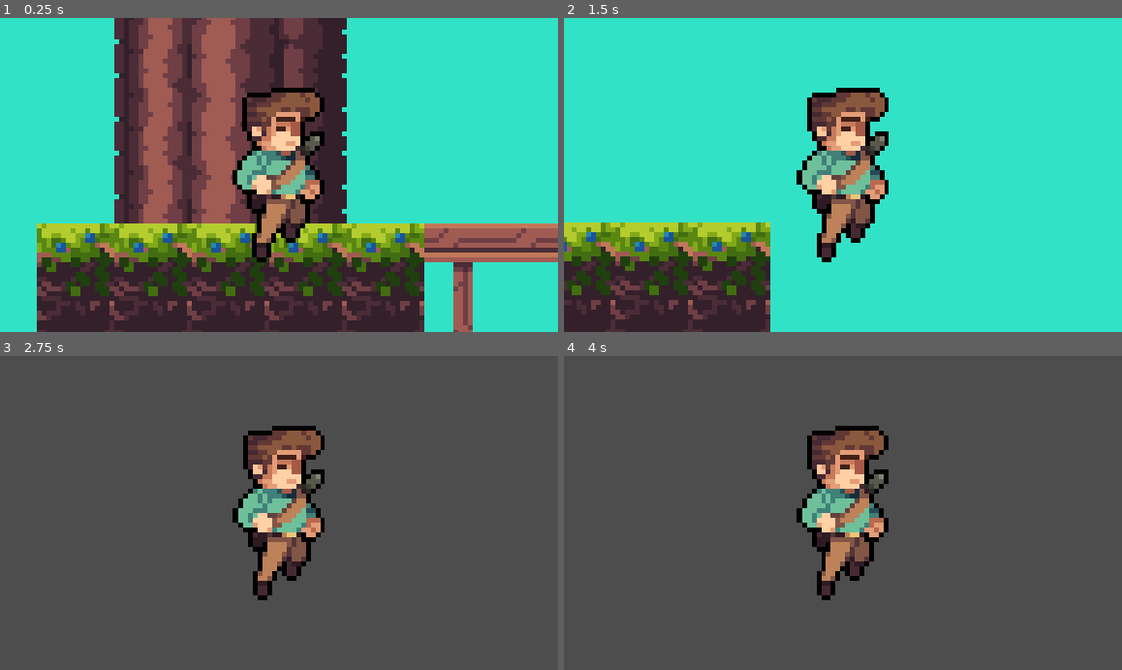
Above: before the commit, frames 1-4 (two rows, left to right).
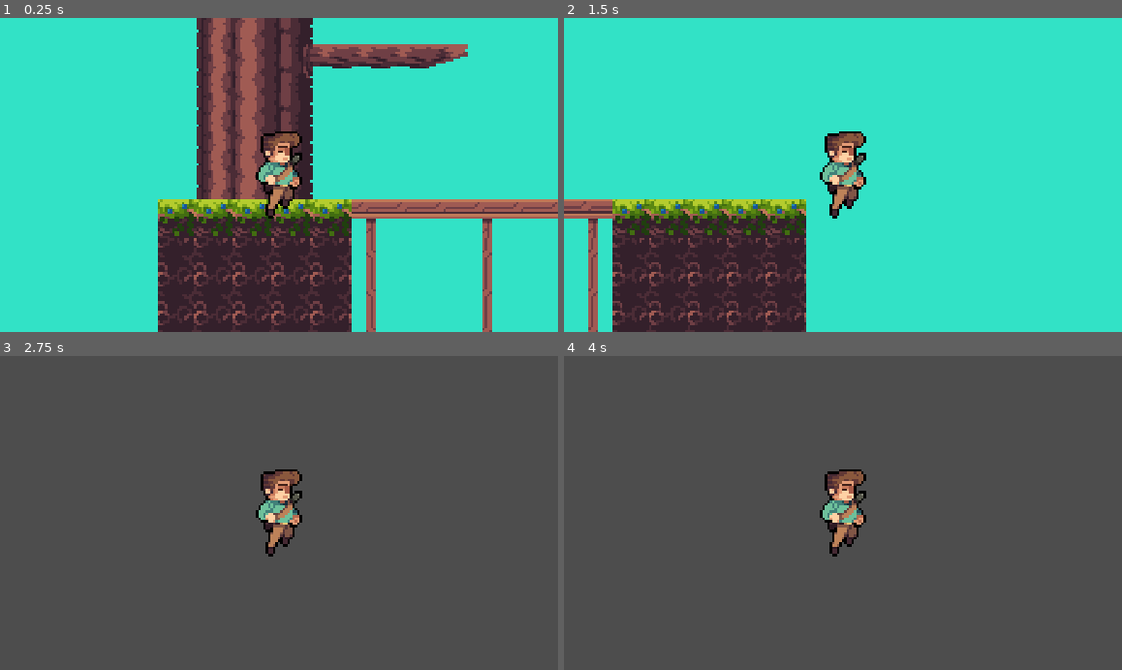
Above: after the commit, the same moments.

Repository: Blhamon055/SEPractPrecip
Game: Godot game, scene res://Main.tscn
Two runs of this game, one before a commit and one after it. Both use one fixed random seed, a clock stepped at 60 frames per second and the inputs below.
Inputs:
- Up to frame 1 (0.25 s): no input
- Up to frame 2 (1.5 s): tap Enter (ui_accept) at 0.5, 0.77 s; hold Right (ui_right) from 0.53 s (still down)
- Up to frame 3 (2.75 s): tap Enter (ui_accept) at 1.52 s; release Right (ui_right) at 2.03 s; hold Left (ui_left) from 2.03 s (still down)
- Up to frame 4 (4 s): tap Enter (ui_accept) at 2.75, 3.02, 3.77 s; release Left (ui_left) at 2.78 s; hold Right (ui_right) from 2.78 s (still down)

The runs differ from the first frame. In frame 1, 50% of the frame differs, in the area x 6-100%, y 0-100%; in frame 2, 20%; in frame 3, 5.5%; in frame 4, 5.4%.

Commit message:
Adjusted camera zoom

Diff:
--- a/Precipitation Minigame/Main.tscn
+++ b/Precipitation Minigame/Main.tscn
@@ -3108,7 +3108,7 @@
 texture = ExtResource("4_ju3u1")
 
 [node name="Camera2D" type="Camera2D" parent="CharacterBody2D"]
-zoom = Vector2(5, 5)
+zoom = Vector2(2.5, 2.5)
 
 [node name="AnimatedSprite2D" type="AnimatedSprite2D" parent="CharacterBody2D"]
 sprite_frames = SubResource("SpriteFrames_d82c5")
